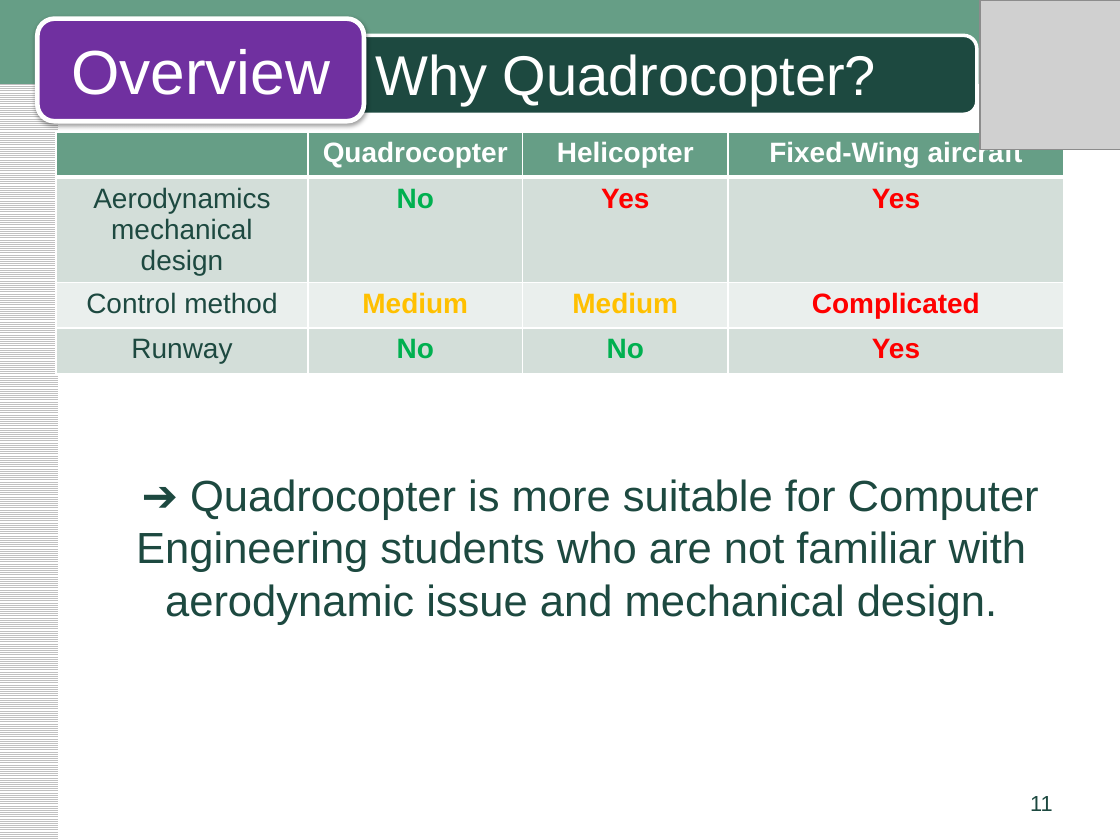
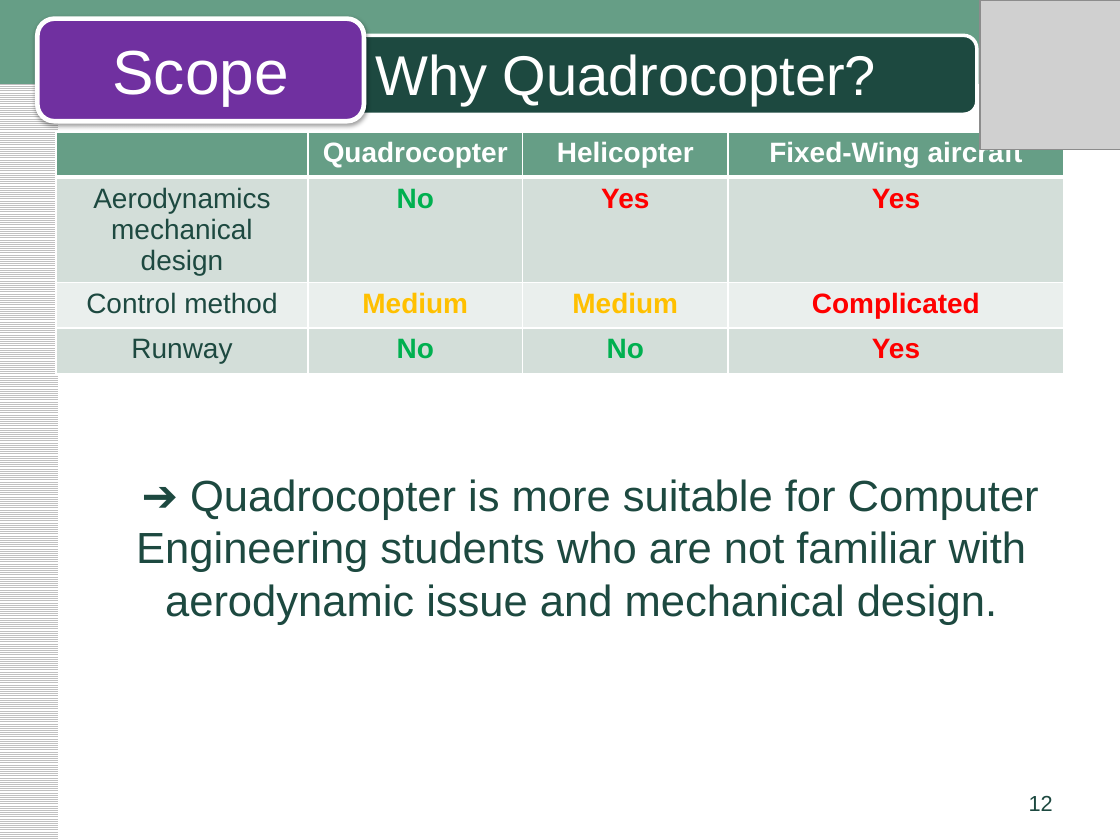
Before and after one commit to phong1990/fufo-innovation, a slide deck: slide 12 of Document/03.Requirement/FUFO_Scope_pptx.pptx (slide 11 before the commit). Drawn at 1120x840 pixels with LibreOffice and Linux fonts; fonts in the diff are those of the drawing; grey boxes stand for pictures. Boxes give left, top, right and bottom in pixels: in the first picture for what was removed or moved away, otherwise in the second. Text is boxed around its words. In the diff, an @@ line names an element or a change of style, - is before the commit and + after.

Commit message:
update slide

```diff
--- a/Document/03.Requirement/FUFO_Scope_pptx.pptx
+++ b/Document/03.Requirement/FUFO_Scope_pptx.pptx
@@ text in rounded rectangle at (x1=112, y1=50, x2=288, y2=105): text changed @@
-Overview
+Scope
@@ page number at (x1=1029, y1=795, x2=1053, y2=811): text changed @@
-11
+12
```
